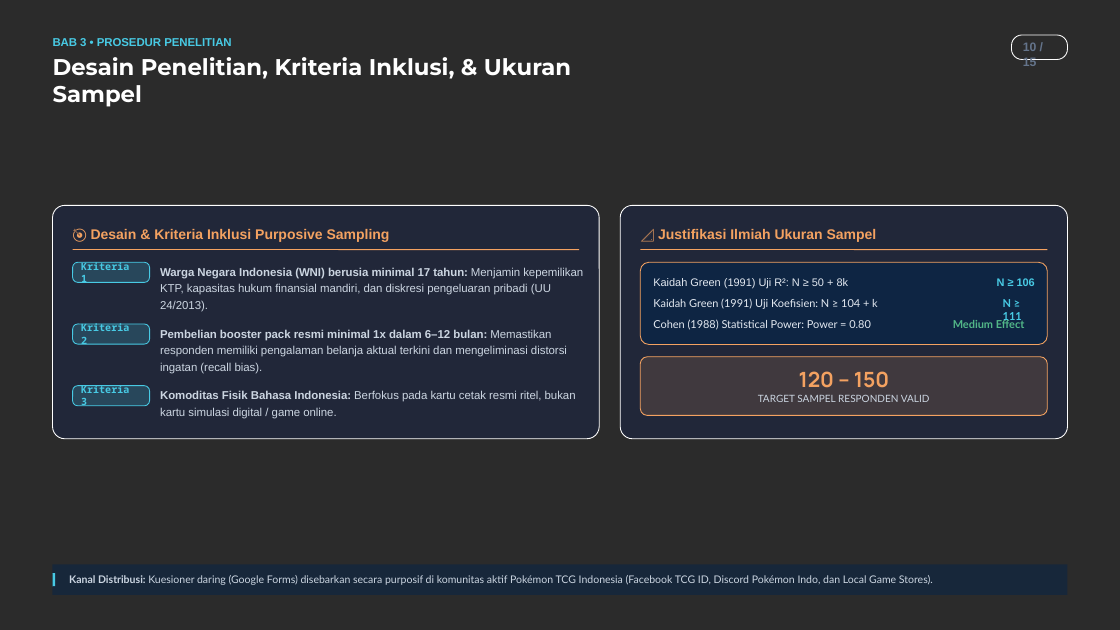
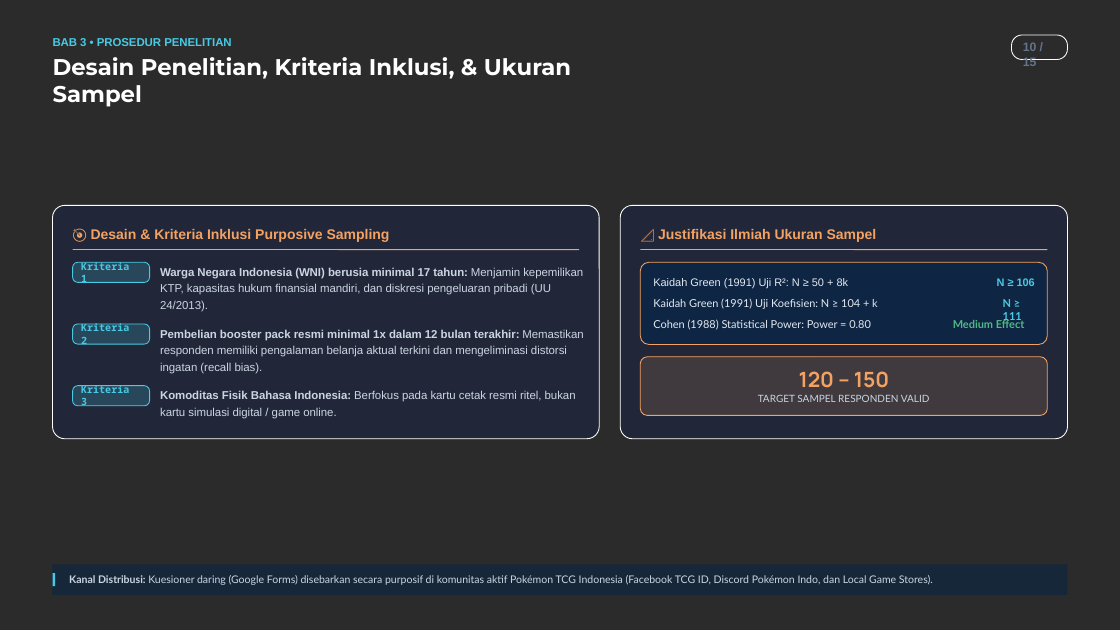
Before and after one commit to arthurfreelanceinquiries-alt/SKRIPSI-arthur, a slide deck: slide 10 of 02_Persiapan_Sidang/ppt_seminar_proposal/answer.pptx. Drawn at 1120x630 pixels with LibreOffice and Linux fonts; fonts in the diff are those of the drawing; background and template pictures are left out; a plain dark background stands for a picture behind light text. Boxes give left, top, right and bottom in pixels: in the first picture for what was removed or moved away, otherwise in the second. Text is boxed around its words. In the diff, an @@ line names an element or a change of style, - is before the commit and + after.

Commit message:
docs: sinkronisasi menyeluruh klaim kanonis pada 35 berkas pendukung sidang
Klaim basi "6–12 bulan" dan "120–150 responden" masih tersebar di materi
persiapan sidang dan skrip generatif, bertentangan dengan keputusan kanonis
D41 (minimal 111 responden) dan kriteria inklusi "12 bulan terakhir".

Perubahan isi:
- Kriteria pembelian: "6–12 bulan terakhir" -> "12 bulan terakhir" pada
  panduan belajar, bank soal, flashcard, presentasi interaktif, slide PPTX,
  README, dan docstring generator.
- Ukuran sampel: rentang "120–150" -> dikunci "minimal 111" di seluruh
  materi; SOT D06 dan PRD blueprint disinkronkan.
- Istilah baku D43: "Uji Simultan"/"Uji-F Simultan" -> "Uji Kelayakan
  Model (Uji F)".
- Angka turunan diperbaiki dengan perhitungan: df2 untuk N=111 adalah 103
  (bukan 112), dan r-kritis dua sisi 5% pada df=109 adalah 0,187 (bukan
  0,179 pada N=120).

Perubahan teknis:
- build_proposal_word.py: hapus pemetaan mati $n=120--150$ (tidak ada di
  TeX), tambah pemetaan $n=111$ agar tidak ada LaTeX bocor di Word.
- Regenerasi aset turunan: PDF panduan belajar (75 hlm), presentasi
  interaktif, dan standalone bundle HTML.
- PPTX (SEMPRO_7_SLIDE_ARTHUR_REEZAN.pptx, answer.pptx) diedit pada level
  XML slide; integritas zip dan konversi LibreOffice diverifikasi.

Verifikasi:
- Sweep seluruh repo: nol kemunculan klaim basi (kecuali arsip historis
  yang memang mengutip keputusan dan arahan dosen).
- Naskah resmi PDF 63 hlm: 12 bulan terakhir di hlm 7/42/45, empat
  pertanyaan penyaring hlm 45, klaim komite etik ABSENT.
- Extended quality gates 12/12 PASS.
- Pemindaian rahasia pada 35 berkas: nol temuan.

```diff
--- a/02_Persiapan_Sidang/ppt_seminar_proposal/answer.pptx
+++ b/02_Persiapan_Sidang/ppt_seminar_proposal/answer.pptx
@@ text at (160, 329, 583, 374): text changed @@
-Pembelian booster pack resmi minimal 1x dalam 6–12 bulan: Memastikan responden memiliki pengalaman belanja aktual terkini dan mengeliminasi distorsi ingatan (recall bias).
+Pembelian booster pack resmi minimal 1x dalam 12 bulan terakhir: Memastikan responden memiliki pengalaman belanja aktual terkini dan mengeliminasi distorsi ingatan (recall bias).
```
Also in this commit, not shown: 1 other slide changed, 34 other files.
